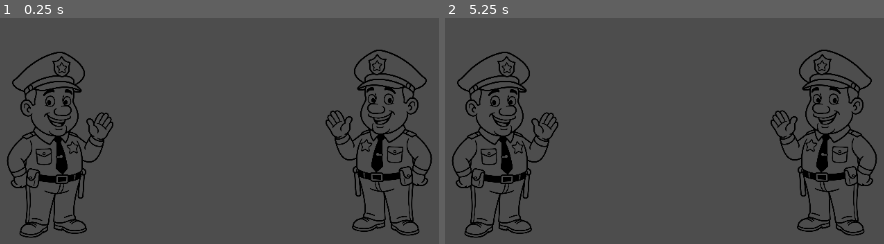
Above: before the commit, frames 1-2 (left to right).
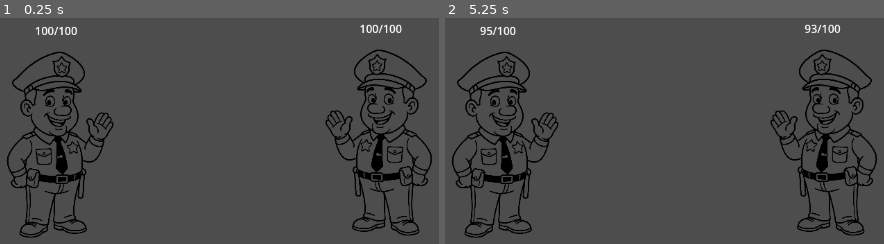
Above: after the commit, the same moments.

Repository: cncptpr/balance-your-character
Game: Godot game, scene res://game.tscn
Two runs of this game, one before a commit and one after it. Both use one fixed random seed, a clock stepped at 60 frames per second and the inputs below. Before the commit the project has no main scene; this scene is started directly in both runs.
Inputs:
- Up to frame 1 (0.25 s): no input
- Up to frame 2 (5.25 s): tap Enter at 0.5, 2, 3.5 s; tap Space at 1.25, 2.75, 4.25 s

The runs differ from the first frame. In frame 1, 0.4% of the frame differs, in the area x 8-92%, y 2-8%; in frame 2, 0.4%.

Commit message:
Dudes die

Diff:
--- a/game.tscn
+++ b/game.tscn
@@ -1,13 +1,18 @@
-[gd_scene load_steps=2 format=3 uid="uid://866wc3skafrs"]
+[gd_scene load_steps=3 format=3 uid="uid://866wc3skafrs"]
 
 [ext_resource type="PackedScene" uid="uid://cjeq7hygogjmc" path="res://player.tscn" id="1_80nbo"]
+[ext_resource type="Script" uid="uid://djee81mkeqvx0" path="res://scene.gd" id="1_e2o6t"]
 
 [node name="Game" type="Node2D"]
 
 [node name="Scene" type="Node2D" parent="."]
+script = ExtResource("1_e2o6t")
 
 [node name="Player1" parent="Scene" instance=ExtResource("1_80nbo")]
 position = Vector2(365, 476)
+
+[node name="Label" parent="Scene/Player1" index="1"]
+metadata/_edit_use_anchors_ = true
 
 [node name="Player2" parent="Scene" instance=ExtResource("1_80nbo")]
 position = Vector2(833, 473)
@@ -15,4 +20,18 @@
 [node name="Sprite2D" parent="Scene/Player2" index="0"]
 flip_h = true
 
+[node name="Label" parent="Scene/Player2" index="1"]
+metadata/_edit_use_anchors_ = true
+
+[node name="RoundTimer" type="Timer" parent="Scene"]
+wait_time = 5.0
+autostart = true
+
+[connection signal="deal_damage" from="Scene/Player1" to="Scene/Player2" method="take_damage"]
+[connection signal="deal_damage" from="Scene/Player2" to="Scene/Player1" method="take_damage"]
+[connection signal="timeout" from="Scene/RoundTimer" to="Scene" method="tick_round"]
+[connection signal="timeout" from="Scene/RoundTimer" to="Scene/Player1" method="attack"]
+[connection signal="timeout" from="Scene/RoundTimer" to="Scene/Player2" method="attack"]
+
+[editable path="Scene/Player1"]
 [editable path="Scene/Player2"]
--- /dev/null
+++ b/player.gd
@@ -0,0 +1,26 @@
+extends Node2D
+
+signal deal_damage(damage: int)
+
+const MAX_HEALTH: int = 100
+var health: int = MAX_HEALTH
+
+# Called when the node enters the scene tree for the first time.
+func _ready() -> void:
+	pass # Replace with function body.
+
+
+# Called every frame. 'delta' is the elapsed time since the previous frame.
+func _process(delta: float) -> void:
+	pass
+
+func attack():
+	deal_damage.emit(randf_range(5, 10))
+	print(name, ": Attacking")
+
+func take_damage(damage: int):
+	print(name, ": Took damage ", damage)
+	health = move_toward(health, 0, damage)
+	if (health == 0):
+		$Sprite2D.flip_v = true
+	$Label.text = str(health) + "/" + str(MAX_HEALTH)
--- a/player.tscn
+++ b/player.tscn
@@ -1,10 +1,19 @@
-[gd_scene load_steps=2 format=3 uid="uid://cjeq7hygogjmc"]
+[gd_scene load_steps=3 format=3 uid="uid://cjeq7hygogjmc"]
 
 [ext_resource type="Texture2D" uid="uid://c6klu6m2ctb" path="res://assets/man_stolen.png" id="1_4flbx"]
+[ext_resource type="Script" uid="uid://j366t82utj4u" path="res://player.gd" id="1_onrkg"]
 
 [node name="Player" type="Node2D"]
+script = ExtResource("1_onrkg")
 
 [node name="Sprite2D" type="Sprite2D" parent="."]
 position = Vector2(0, -136)
 scale = Vector2(0.216295, 0.216295)
 texture = ExtResource("1_4flbx")
+
+[node name="Label" type="Label" parent="."]
+offset_left = -32.0
+offset_top = -312.0
+offset_right = 30.0
+offset_bottom = -289.0
+text = "100/100"
--- a/project.godot
+++ b/project.godot
@@ -11,6 +11,7 @@
 [application]
 
 config/name="balance-your-character"
+run/main_scene="uid://866wc3skafrs"
 config/features=PackedStringArray("4.4", "GL Compatibility")
 config/icon="res://icon.svg"
 
--- /dev/null
+++ b/scene.gd
@@ -0,0 +1,14 @@
+extends Node2D
+
+# Called when the node enters the scene tree for the first time.
+func _ready() -> void:
+	pass
+
+
+# Called every frame. 'delta' is the elapsed time since the previous frame.
+func _process(delta: float) -> void:
+	pass
+
+
+func tick_round() -> void:
+	print("Attack!!!! ⚔️")
Not shown, added: player.gd.uid
Not shown, added: scene.gd.uid
